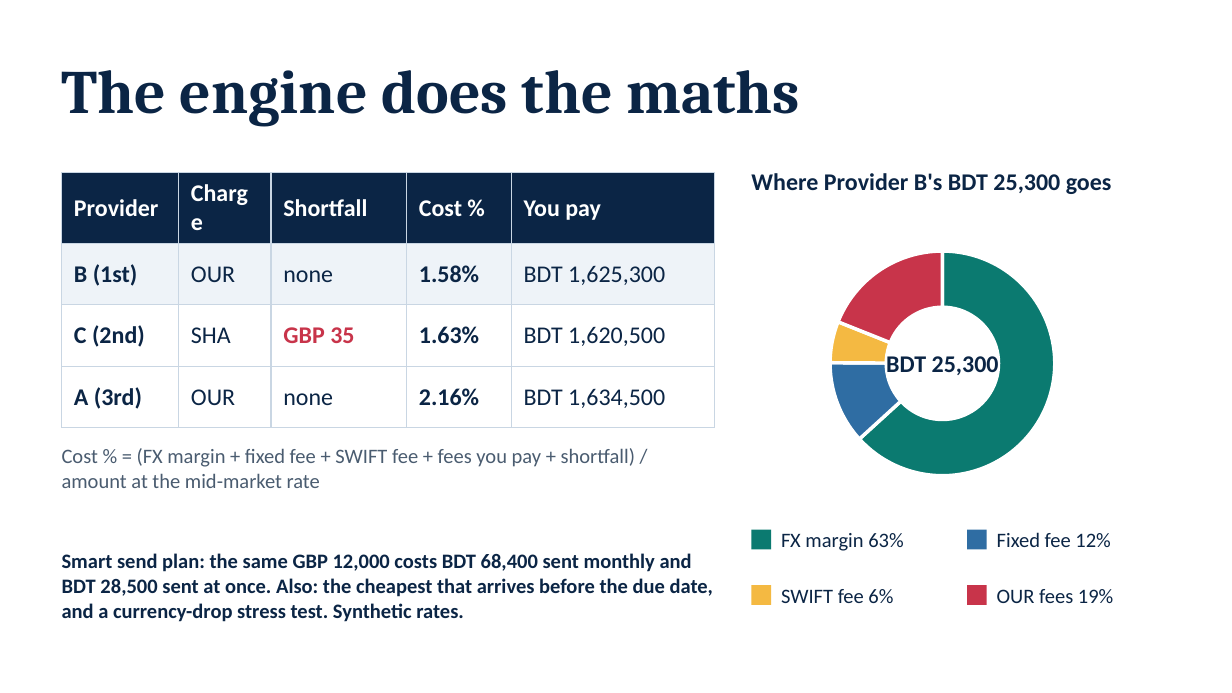
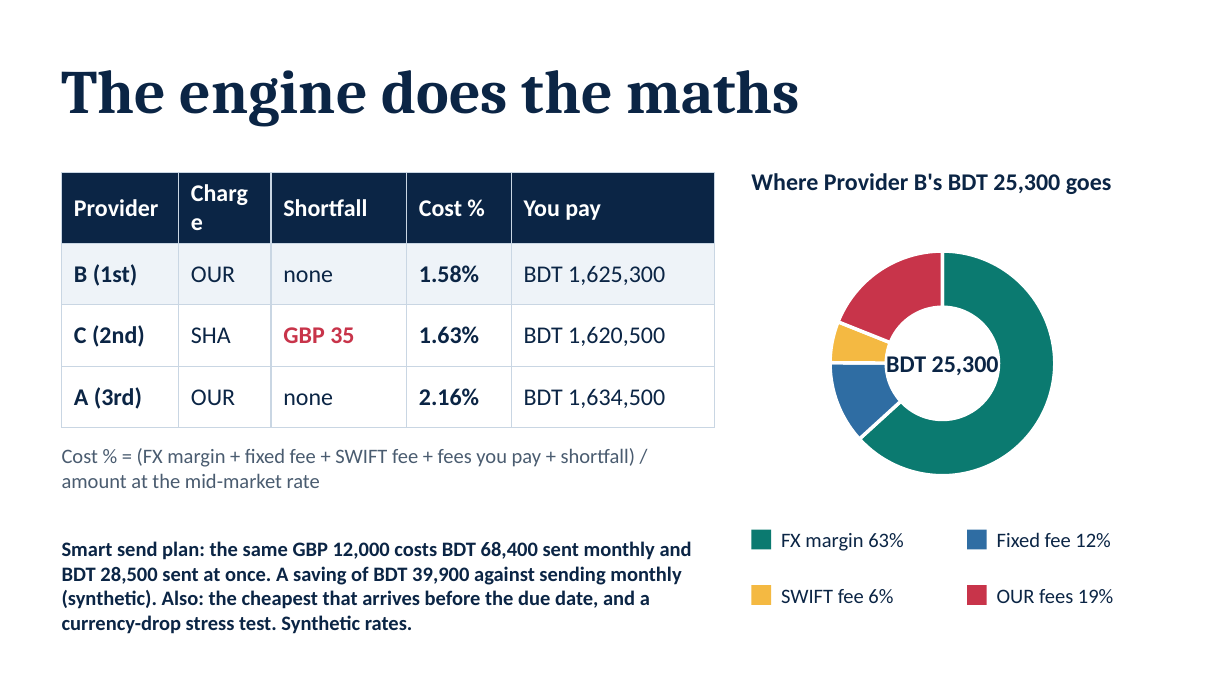
Before and after one commit to NoobCrow/StudyRoute, a slide deck: slide 7 of submission/StudyRoute_Deck.pptx (slide 6 before the commit). Drawn at 1232x693 pixels with LibreOffice and Linux fonts; fonts in the diff are those of the drawing. Boxes give left, top, right and bottom in pixels: in the first picture for what was removed or moved away, otherwise in the second. Text is boxed around its words. In the diff, an @@ line names an element or a change of style, - is before the commit and + after.

```diff
--- a/submission/StudyRoute_Deck.pptx
+++ b/submission/StudyRoute_Deck.pptx
@@ text at (62,541,692,634): text changed @@
-Smart send plan: the same GBP 12,000 costs BDT 68,400 sent monthly and BDT 28,500 sent at once. Also: the cheapest that arrives before the due date, and a currency-drop stress test. Synthetic rates.
+Smart send plan: the same GBP 12,000 costs BDT 68,400 sent monthly and BDT 28,500 sent at once. A saving of BDT 39,900 against sending monthly (synthetic). Also: the cheapest that arrives before the due date, and a currency-drop stress test. Synthetic rates.
```
Also in this commit, not shown: 6 other slides changed, 7 slides added, 29 other files.
